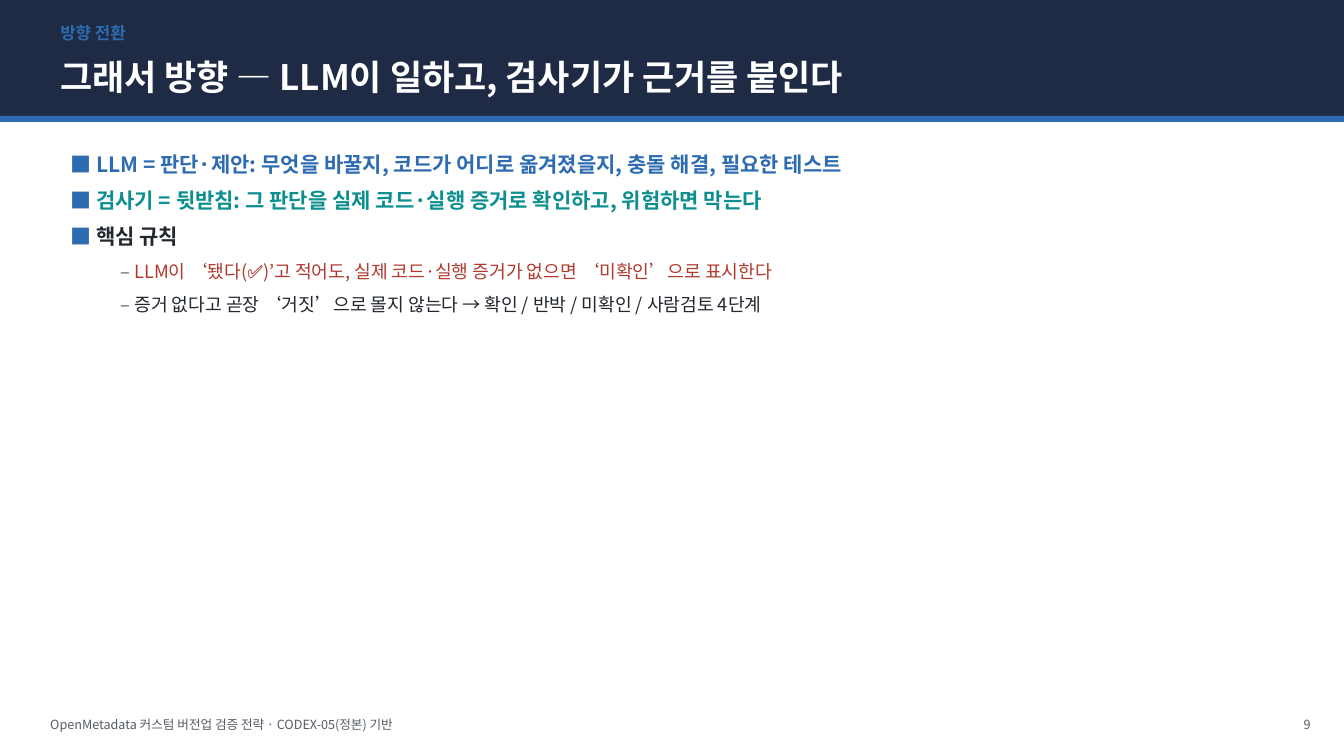
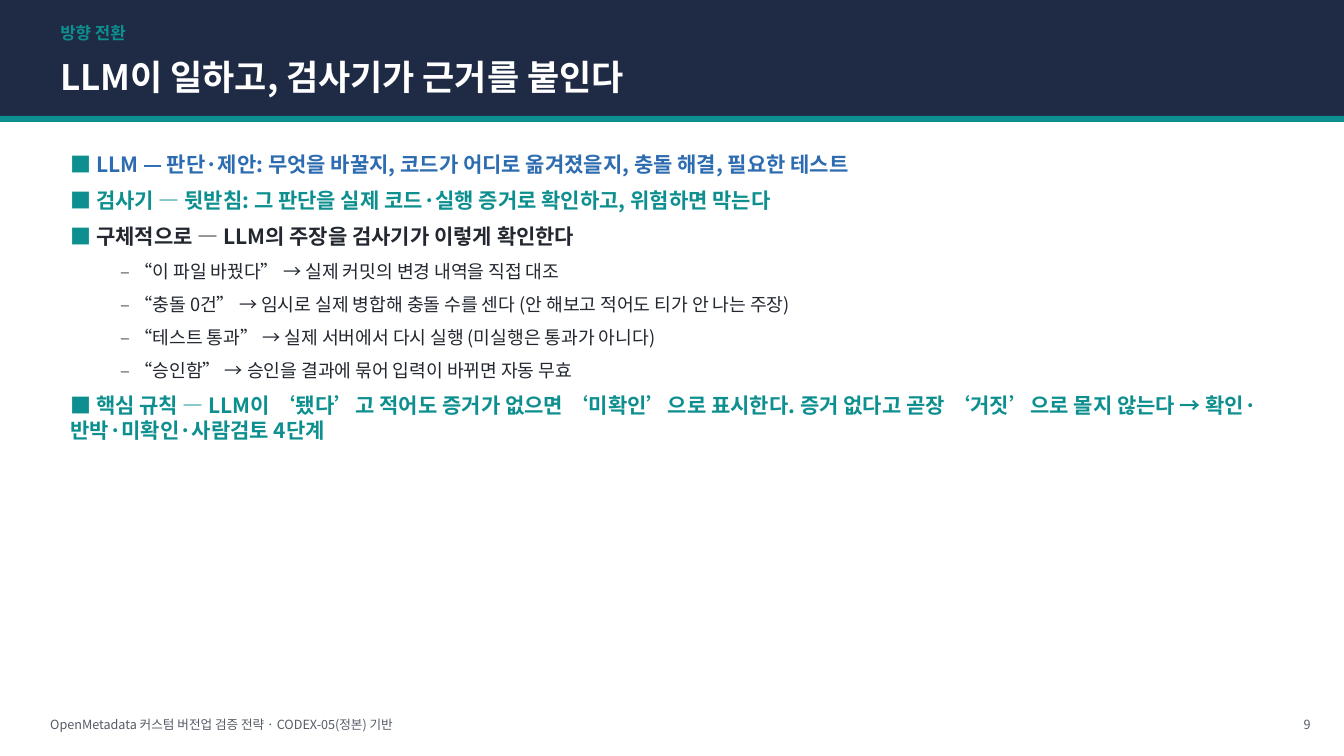
Before and after one commit to easyseop/openmetadata-lab-docs, a slide deck: slide 9 of docs/CODEX-05-전략발표.pptx. Drawn at 1344x756 pixels with LibreOffice and Linux fonts; fonts in the diff are those of the drawing. Boxes give left, top, right and bottom in pixels: in the first picture for what was removed or moved away, otherwise in the second. Text is boxed around its words. In the diff, an @@ line names an element or a change of style, - is before the commit and + after.

```diff
--- a/docs/CODEX-05-전략발표.pptx
+++ b/docs/CODEX-05-전략발표.pptx
@@ text "방향 전환" at <box>60,25,126,41</box>: text colour #2E6CB1 to #0E8F8F @@
@@ text at <box>60,60,623,98</box>: text changed @@
-그래서 방향 — LLM이 일하고, 검사기가 근거를 붙인다
+LLM이 일하고, 검사기가 근거를 붙인다
@@ rectangle at <box>0,116,1344,122</box>: fill #2E6CB1 to #0E8F8F @@
@@ text at <box>70,154,1257,440</box>: text changed; text colour #2E6CB1 to #222730 @@
-■ LLM = 판단·제안: 무엇을 바꿀지, 코드가 어디로 옮겨졌을지, 충돌 해결, 필요한 테스트
-■ 검사기 = 뒷받침: 그 판단을 실제 코드·실행 증거로 확인하고, 위험하면 막는다
-■ 핵심 규칙
-  – LLM이 ‘됐다(✅)’고 적어도, 실제 코드·실행 증거가 없으면 ‘미확인’으로 표시한다
-  – 증거 없다고 곧장 ‘거짓’으로 몰지 않는다 → 확인 / 반박 / 미확인 / 사람검토 4단계
+■ LLM — 판단·제안: 무엇을 바꿀지, 코드가 어디로 옮겨졌을지, 충돌 해결, 필요한 테스트
+■ 검사기 — 뒷받침: 그 판단을 실제 코드·실행 증거로 확인하고, 위험하면 막는다
+■ 구체적으로 — LLM의 주장을 검사기가 이렇게 확인한다
+  – “이 파일 바꿨다” → 실제 커밋의 변경 내역을 직접 대조
+  – “충돌 0건” → 임시로 실제 병합해 충돌 수를 센다 (안 해보고 적어도 티가 안 나는 주장)
+  – “테스트 통과” → 실제 서버에서 다시 실행 (미실행은 통과가 아니다)
+  – “승인함” → 승인을 결과에 묶어 입력이 바뀌면 자동 무효
+■ 핵심 규칙 — LLM이 ‘됐다’고 적어도 증거가 없으면 ‘미확인’으로 표시한다. 증거 없다고 곧장 ‘거짓’으로 몰지 않는다 → 확인·반박·미확인·사람검토 4단계
```
Also in this commit, not shown: 13 other slides changed, 2 slides added, 1 slide removed, 2 other files.
